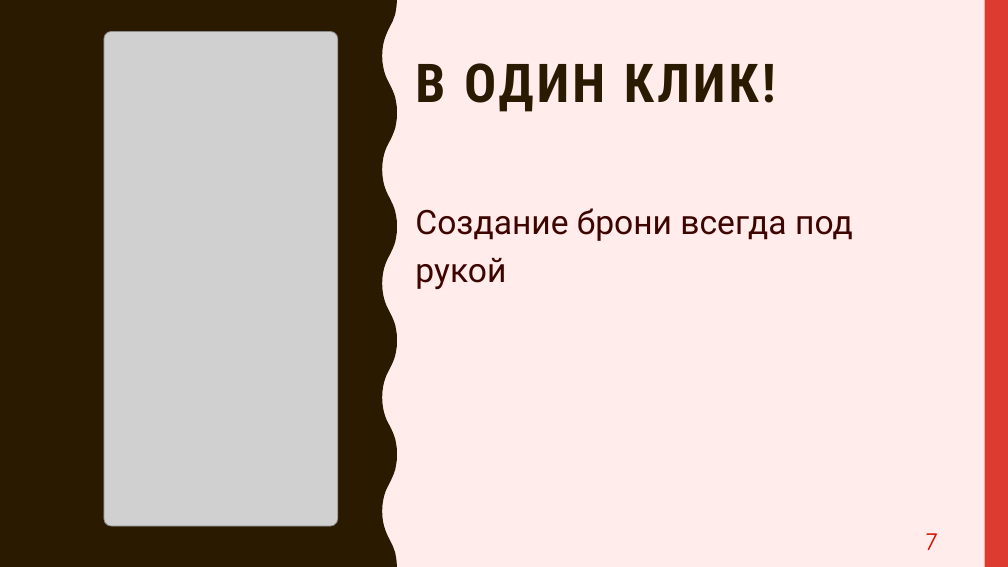
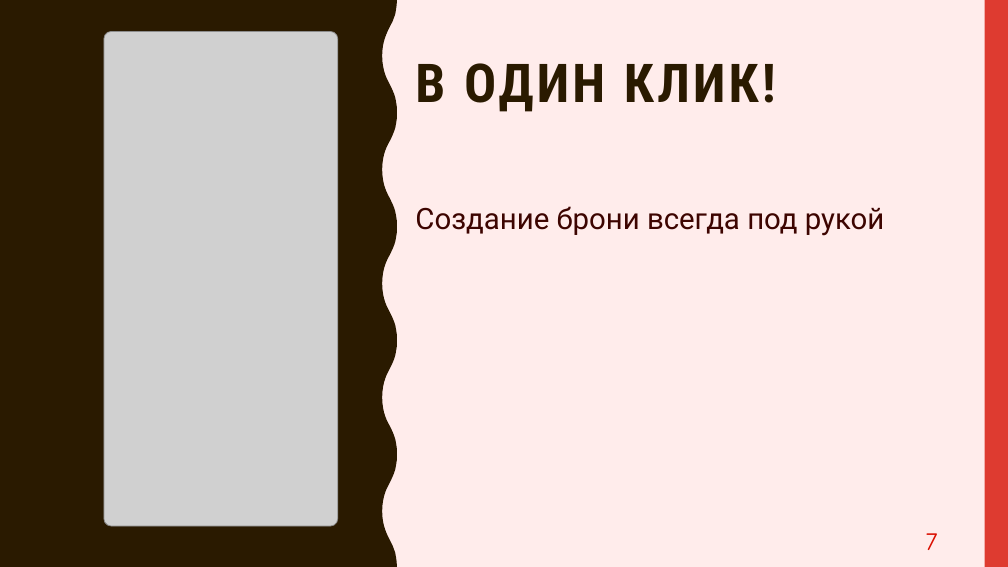
Before and after one commit to PavelPutin/restobook, a slide deck: slide 7 of presentation (product)/Restobook.pptx. Drawn at 1008x567 pixels with LibreOffice and Linux fonts; fonts in the diff are those of the drawing; grey boxes stand for pictures. Boxes give left, top, right and bottom in pixels: in the first picture for what was removed or moved away, otherwise in the second. Text is boxed around its words. In the diff, an @@ line names an element or a change of style, - is before the commit and + after.

```diff
--- a/presentation (product)/Restobook.pptx
+++ b/presentation (product)/Restobook.pptx
@@ text "Создание брони всегда под рукой" at box(415, 206, 885, 236): size 32 to 28 pt @@
```
Also in this commit, not shown: 2 other slides changed, 1 slide added, 5 other files.
